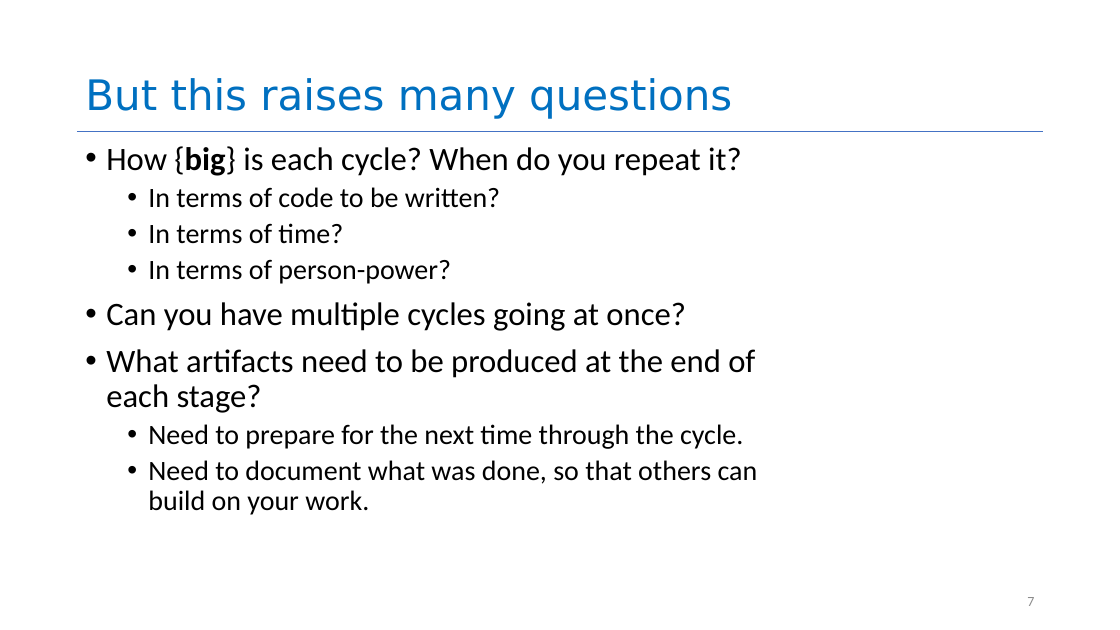
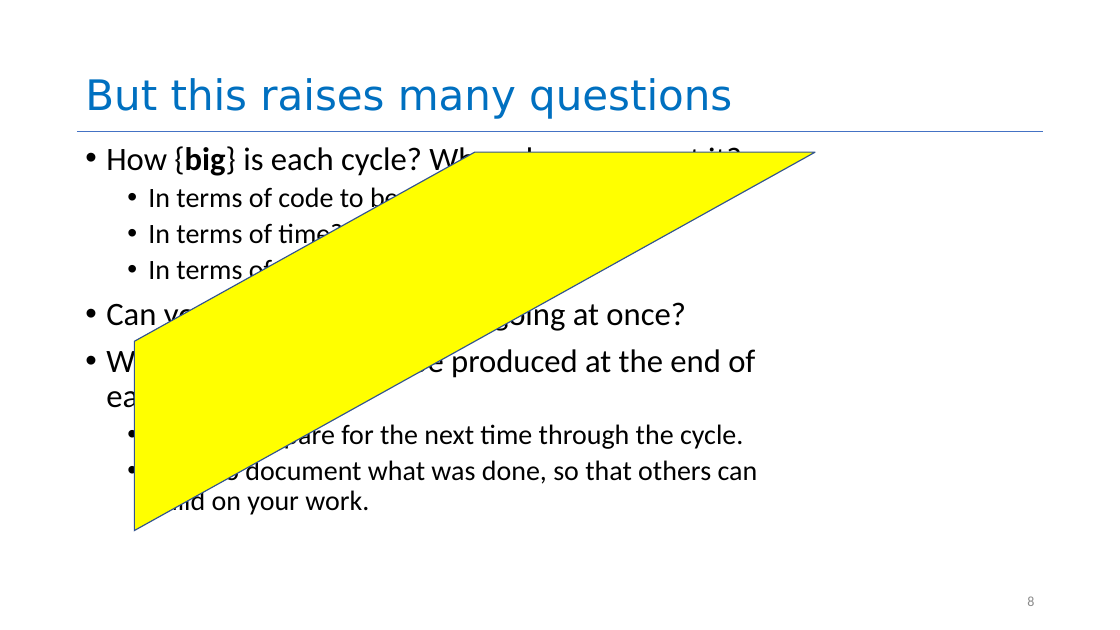
Before and after one commit to neu-se/CS4530-Spring-2024, a slide deck: slide 8 of Slides/Module 01.1 Course Introduction.pptx (slide 7 before the commit). Drawn at 1120x630 pixels with LibreOffice and Linux fonts; fonts in the diff are those of the drawing. Boxes give left, top, right and bottom in pixels: in the first picture for what was removed or moved away, otherwise in the second. Text is boxed around its words. In the diff, an @@ line names an element or a change of style, - is before the commit and + after.

```diff
--- a/Slides/Module 01.1 Course Introduction.pptx
+++ b/Slides/Module 01.1 Course Introduction.pptx
@@ diag stripe added at <box>134,152,816,531</box>, fill #FFFF00, outline #325491 1 pt @@
@@ page number at <box>1027,596,1034,606</box>: text changed @@
-7
+8
```
Also in this commit, not shown: 1 other slide changed, 2 slides added.
